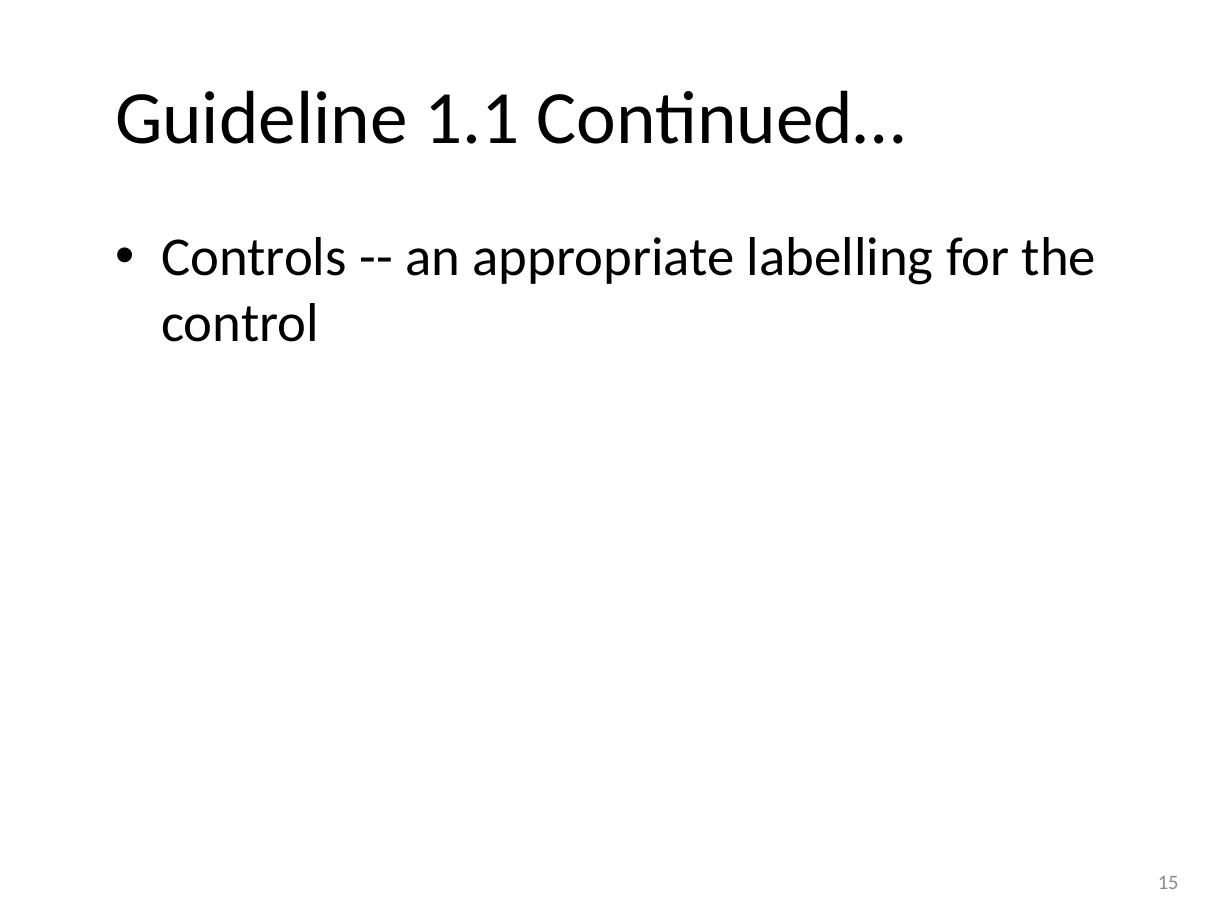
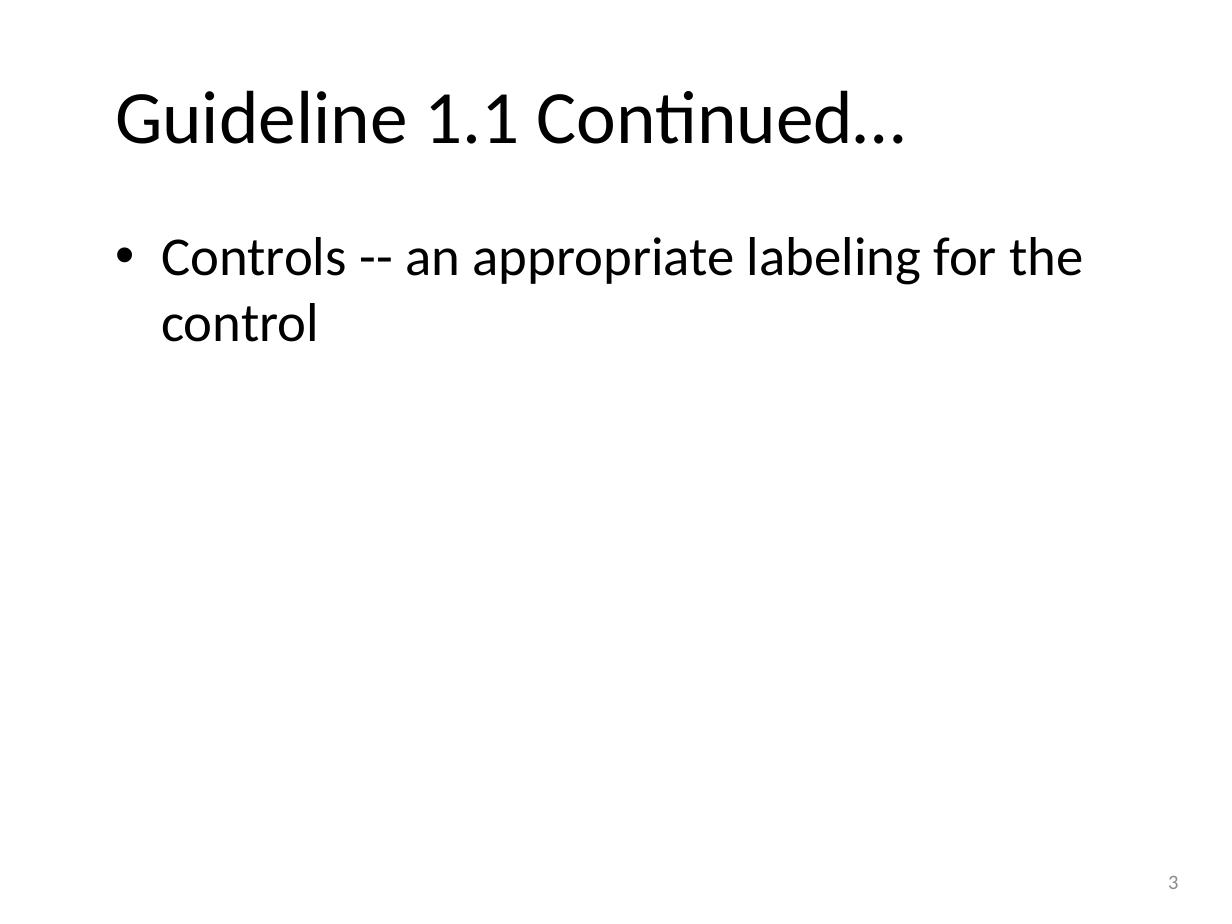
Before and after one commit to punchouty/accessibility, a slide deck: slide 3 of ppt/principle1.pptx (slide 15 before the commit). Drawn at 1232x924 pixels with LibreOffice and Linux fonts; fonts in the diff are those of the drawing; background and template pictures are left out. Boxes give left, top, right and bottom in pixels: in the first picture for what was removed or moved away, otherwise in the second. Text is boxed around its words. In the diff, an @@ line names an element or a change of style, - is before the commit and + after.

```diff
--- a/ppt/principle1.pptx
+++ b/ppt/principle1.pptx
@@ text at <box>161,237,1083,342</box>: text changed @@
-• Controls -- an appropriate labelling for the control
+• Controls -- an appropriate labeling for the control
@@ page number at <box>1168,876,1178,889</box>: text changed @@
-15
+3
```
Also in this commit, not shown: 1 slide added, 22 slides removed, 17 other files.
